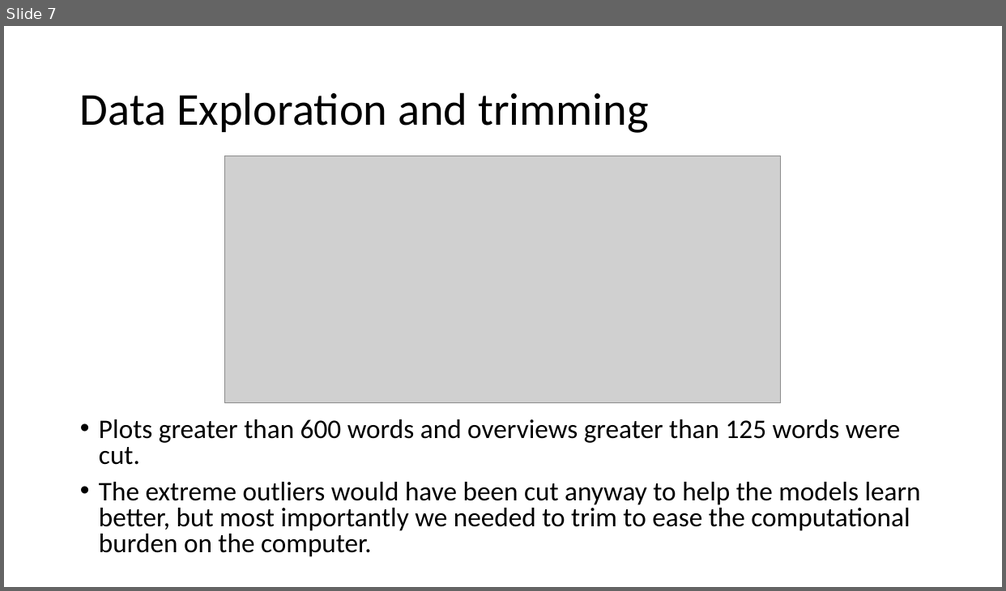
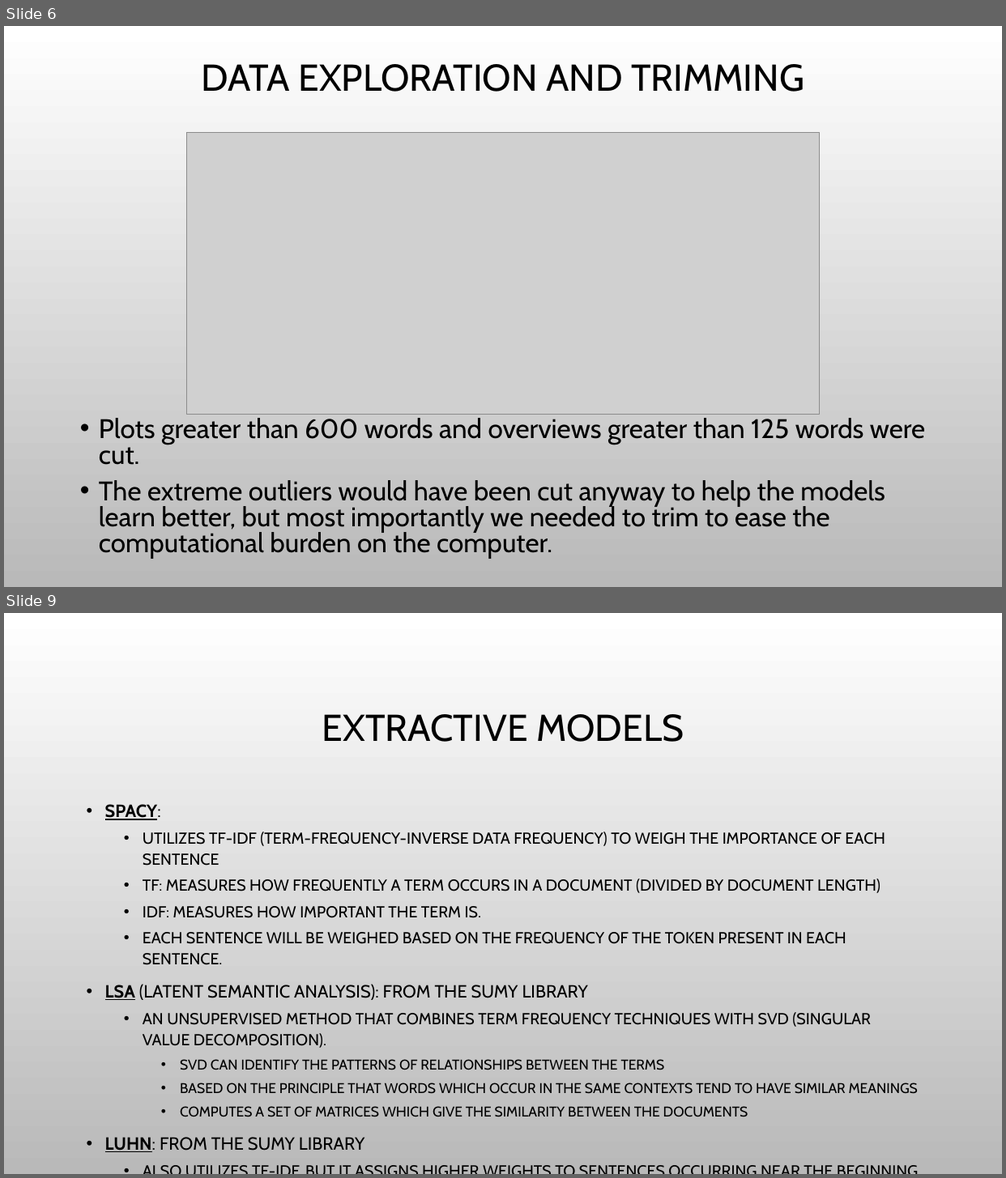
Before and after one commit to rotznmu/movie_summarization_capstone, a slide deck: Text Summarization.pptx. Shown one above the other, each under a label of ours: slide 7 before the commit, slides 6 and 9 after it; the slides between them are not shown. The pictures are 1006x591 and 1006x1178 pixels, drawn with LibreOffice and Linux fonts; fonts in the diff are those of the drawing; grey boxes stand for pictures; background and template pictures are left out. Boxes give left, top, right and bottom in pixels: in the first picture for what was removed or moved away, otherwise in the second. Text is boxed around its words. In the diff, an @@ line names an element or a change of style, - is before the commit and + after.

```diff
--- a/Text Summarization.pptx
+++ b/Text Summarization.pptx
@@ slide 9 added at bbox=[4, 613, 1002, 1174], background picture (left out) @@
@@ title added at bbox=[322, 714, 684, 742], 36 pt, text #000000 @@
+EXTRACTIVE MODELS
@@ text added at bbox=[105, 804, 918, 1152], 15.3 pt, text #000000 @@
+• SPACY:
+  • UTILIZES TF-IDF (TERM-FREQUENCY-INVERSE DATA FREQUENCY) TO WEIGH THE IMPORTANCE OF EACH SENTENCE
+  • TF: MEASURES HOW FREQUENTLY A TERM OCCURS IN A DOCUMENT (DIVIDED BY DOCUMENT LENGTH)
+  • IDF: MEASURES HOW IMPORTANT THE TERM IS.
+  • EACH SENTENCE WILL BE WEIGHED BASED ON THE FREQUENCY OF THE TOKEN PRESENT IN EACH SENTENCE.
+• LSA (LATENT SEMANTIC ANALYSIS): FROM THE SUMY LIBRARY
+  • AN UNSUPERVISED METHOD THAT COMBINES TERM FREQUENCY TECHNIQUES WITH SVD (SINGULAR VALUE DECOMPOSITION).
+    • SVD CAN IDENTIFY THE PATTERNS OF RELATIONSHIPS BETWEEN THE TERMS
+    • BASED ON THE PRINCIPLE THAT WORDS WHICH OCCUR IN THE SAME CONTEXTS TEND TO HAVE SIMILAR MEANINGS
+    • COMPUTES A SET OF MATRICES WHICH GIVE THE SIMILARITY BETWEEN THE DOCUMENTS
+• LUHN: FROM THE SUMY LIBRARY
+  • ALSO UTILIZES TF-IDF, BUT IT ASSIGNS HIGHER WEIGHTS TO SENTENCES OCCURRING NEAR THE BEGINNING OF A DOCUMENT.
@@ what was slide 7 is now slide 6 @@
@@ slide 6 changed as well @@
@@ background #FFFFFF to picture (left out) @@
@@ title at bbox=[201, 64, 804, 92]: text changed; size 44 to 36 pt; font Calibri to Cabin @@
-Data Exploration and trimming
+DATA EXPLORATION AND TRIMMING
@@ picture: place and size @@
-picture at bbox=[225, 156, 780, 403]
+picture at bbox=[187, 132, 819, 415]
@@ text "Plots greater than 600 words ..." at bbox=[99, 418, 925, 558]: font Calibri to Cabin @@
```
Also in this commit, not shown: 8 other slides changed, 9 other slides added, 10 slides removed, 1 other file.
